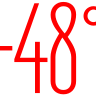
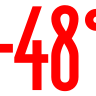
Revision of a layered 96 × 96 image; what changed, layer by layer:
painted on "+48°" over (x1=0, y1=1, x2=96, y2=95)
